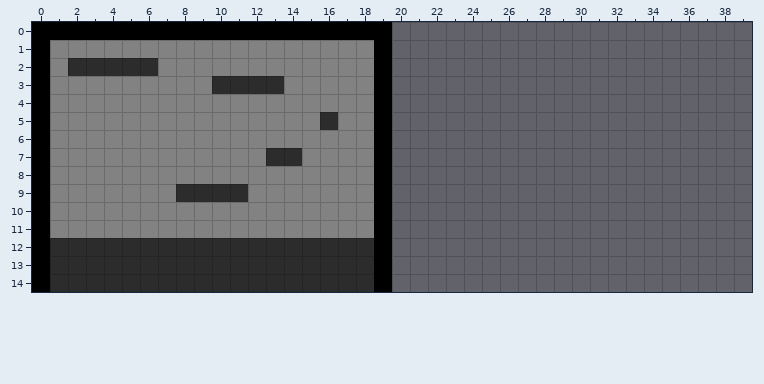
Two states of a Tiled map, testmap32.tmx. The first picture shows the starting point.
Cells are 32x32 px. Shown: x 0..39, y 0..14. The old version is drawn lined up with the new one.
New version:
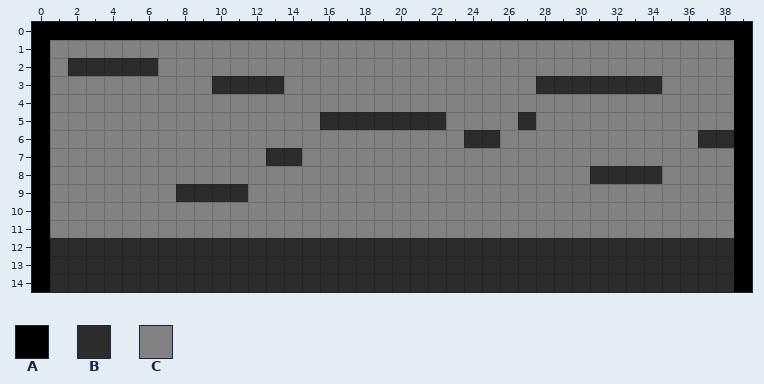
Key: from "newtileset2": A 0, B 1, C 2.
_ is an empty cell, . an unchanged one.
Tiles of an added or newly shown layer are drawn over the layers below it.
The commit says: First complete implementation of basic map loading. Mar 11 2013
The exact change:
map size 20x15 -> 40x15 cells
--- layer "Tile Layer 1" (removed)
@@ x 17..19 @@
- 1 ..A
- 2 ..A
- 3 ..A
- 4 ..A
- 5 CCA
- 6 ..A
- 7 ..A
- 8 ..A
- 9 ..A
-10 ..A
-11 ..A
-12 ..A
-13 ..A
-14 ..A
+ 1 .._
+ 2 .._
+ 3 .._
+ 4 .._
+ 5 ___
+ 6 .._
+ 7 .._
+ 8 .._
+ 9 .._
+10 .._
+11 .._
+12 .._
+13 .._
+14 .._
--- layer "Backdrop" (added)
@@ x 19..38 @@
- 1 ____________________
- 2 ____________________
- 3 _________.......____
- 4 ____________________
- 5 ....____.___________
- 6 _____..___________..
- 7 ____________________
- 8 ____________....____
- 9 ____________________
-10 ____________________
-11 ____________________
+ 1 CCCCCCCCCCCCCCCCCCCC
+ 2 CCCCCCCCCCCCCCCCCCCC
+ 3 CCCCCCCCC.......CCCC
+ 4 CCCCCCCCCCCCCCCCCCCC
+ 5 ....CCCC.CCCCCCCCCCC
+ 6 CCCCC..CCCCCCCCCCC..
+ 7 CCCCCCCCCCCCCCCCCCCC
+ 8 CCCCCCCCCCCC....CCCC
+ 9 CCCCCCCCCCCCCCCCCCCC
+10 CCCCCCCCCCCCCCCCCCCC
+11 CCCCCCCCCCCCCCCCCCCC
--- layer "Middleground" (added)
@@ x 17..39 @@
- 0 ...____________________
- 1 ......................_
- 2 ......................_
- 3 ..........._______...._
- 4 ......................_
- 5 ______...._..........._
- 6 .......__...........___
- 7 ......................_
- 8 ..............____...._
- 9 ......................_
-10 ......................_
-11 ......................_
-12 .._____________________
-13 .._____________________
-14 .._____________________
+ 0 ...AAAAAAAAAAAAAAAAAAAA
+ 1 ......................A
+ 2 ......................A
+ 3 ...........BBBBBBB....A
+ 4 ......................A
+ 5 BBBBBB....B...........A
+ 6 .......BB...........BBA
+ 7 ......................A
+ 8 ..............BBBB....A
+ 9 ......................A
+10 ......................A
+11 ......................A
+12 ..BBBBBBBBBBBBBBBBBBBBA
+13 ..BBBBBBBBBBBBBBBBBBBBA
+14 ..BBBBBBBBBBBBBBBBBBBBA
Changed places in both pictures, as pixel boxes (x1, y1, x2, y2):
changed: (338, 22, 752, 292)
